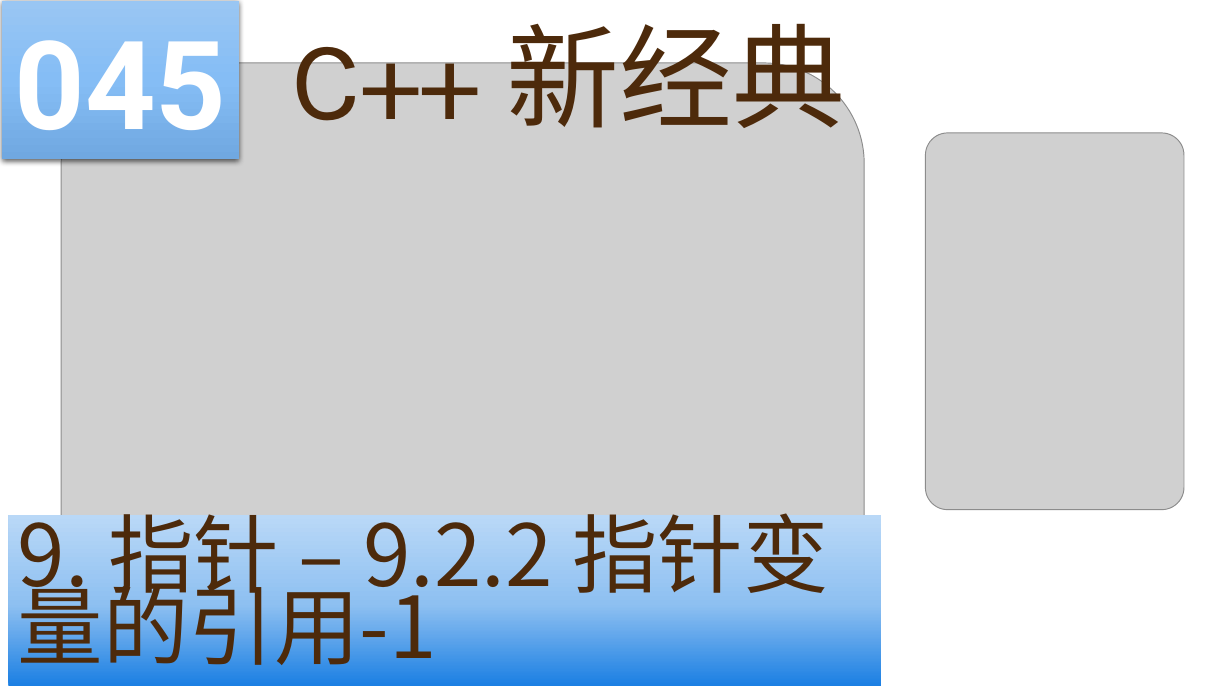
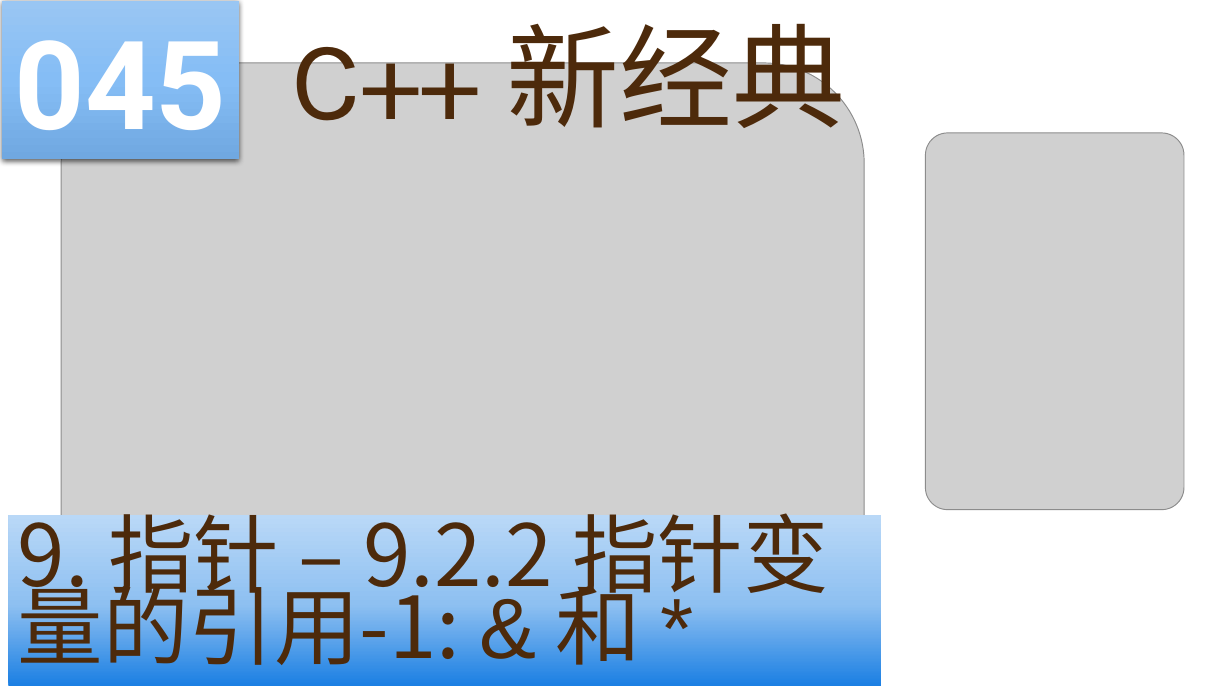
Before and after one commit to yasenstar/learn_cpp, a slide deck: slide 45 of cpp_new/C++ 新经典.pptx. Drawn at 1232x693 pixels with LibreOffice and Linux fonts; fonts in the diff are those of the drawing; grey boxes stand for pictures; background and template pictures are left out. Boxes give left, top, right and bottom in pixels: in the first picture for what was removed or moved away, otherwise in the second. Text is boxed around its words. In the diff, an @@ line names an element or a change of style, - is before the commit and + after.

```diff
--- a/cpp_new/C++ 新经典.pptx
+++ b/cpp_new/C++ 新经典.pptx
@@ text in rectangle at [18,499,828,679]: text changed @@
-9. 指针 – 9.2.2 指针变量的引用-1
+9. 指针 – 9.2.2 指针变量的引用-1: & 和 *
```
Also in this commit, not shown: 23 other slides changed, 1 slide removed, 42 other files.
